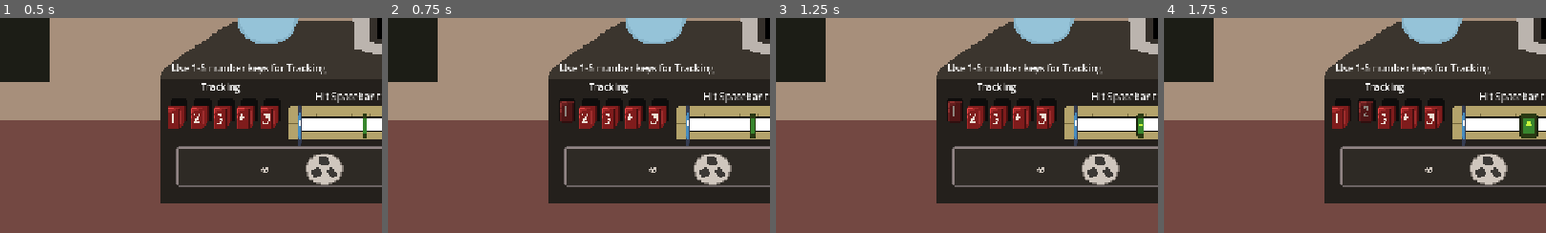
Above: before the commit, frames 1-4 (left to right).
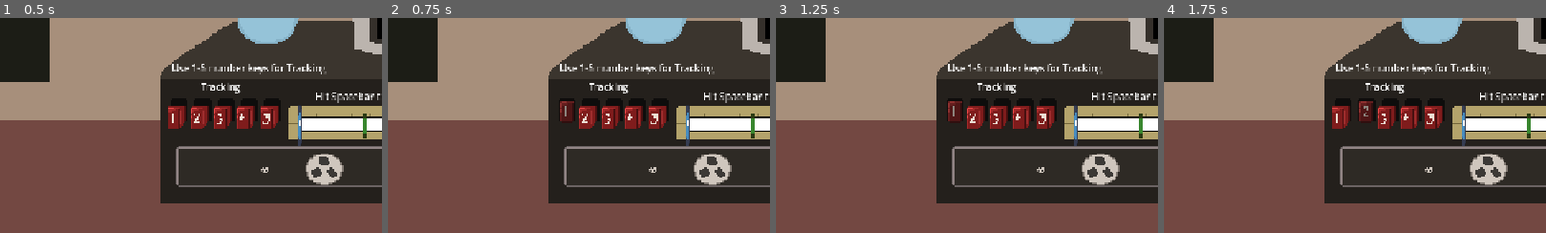
Above: after the commit, the same moments.

Repository: Sleeping-Robot-Games/video-planet
Game: Godot game, scene res://backroom/backroom.tscn
Same seed, same stepped clock (60 frames per second), same inputs: the game is played once before the commit and once after it. This scene is started directly instead of the project's main scene. The engine's default icon, where the game draws it, is replaced by a stand-in: a white triangle on a blue panel in a dark square. Video files are missing from this copy of the repository; at most half a second of black plays in their place.
Inputs (mouse positions are % of the whole screen's width and height, from its top left):
- Up to frame 1 (0.5 s): no input
- Up to frame 2 (0.75 s): click (39, 66) at 0.5 s
- Up to frame 3 (1.25 s): no input
- Up to frame 4 (1.75 s): click (43, 66) at 1.25 s
The pictures show only the part of the screen within x 16-66%, y 43-93%; the shares and areas given below are measured in that part.

Frame 1 is identical in both runs. In frame 2, less than 0.1% of the frame differs, in the area x 94-97%, y 44-56%; in frame 3, 0.1%; in frame 4, 0.5%, in the area x 93-98%, y 44-56%.

Commit message:
adjust noise frequency by tracking

Diff:
--- a/backroom/backroom.gd
+++ b/backroom/backroom.gd
@@ -43,14 +43,6 @@
 	0: .25,
 }
 
-## TODO: Don't use this, make it more static the further the tracking is to the ideal number
-#var track_setting_tv_lookup = {
-	#'1': Color.BLUE,
-	#'2': Color.RED,
-	#'3': Color.GREEN,
-	#'4': Color.YELLOW,
-	#'5': Color.DARK_VIOLET
-#}
 var current_ideal_track_setting
 var current_toggled_track_setting
 
@@ -133,8 +125,6 @@
 
 
 func _ready():
-
-
 	for tracking_button in tracking.get_children():
 		tracking_button.pressed.connect(_on_tracking_button_pressed.bind(tracking_button.name))
 		tracking_input_map[tracking_button.name] = tracking_button
@@ -198,6 +188,9 @@
 		tick_direction = 1.0
 
 func on_success():
+	if not rewinding:
+		return
+
 	anim_player.pause()
 
 	var left_spool_rot = left_spool.rotation
@@ -220,6 +213,9 @@
 
 
 func on_miss():
+	if not rewinding:
+		return
+
 	num_of_misses += 1
 
 	anim_player.pause()
@@ -247,9 +243,6 @@
 	shake_tween.tween_property(vcr, 'position', vcr.position + Vector2(5, 0), .117)
 	shake_tween.tween_property(vcr, 'position', vcr.position - Vector2(5, 0), .117)
 	shake_tween.tween_property(vcr, 'position', original_position, .117)
-
-	# increase noise on tv screen
-	adjust_rewind_noise(-0.1)
 
 	if num_of_misses >= VHS_DATA.number_of_failures_before_break:
 		broken_tape.show()
@@ -263,10 +256,30 @@
 
 
 func _on_tracking_button_pressed(track_setting: String):
+	if not rewinding:
+		return
+
 	current_toggled_track_setting = track_setting
-	var new_scale = Vector2(hitzone_scale_lookup[VHS_DATA[vhs_phase].track_setting_weights[current_toggled_track_setting]], .328)
+	var current_tracking_setting_weight = VHS_DATA[vhs_phase].track_setting_weights[current_toggled_track_setting]
+	var new_scale = Vector2(hitzone_scale_lookup[current_tracking_setting_weight], .328)
 	var hitzone_tween = create_tween()
 	hitzone_tween.tween_property(hitzone, 'scale', new_scale, .5)
+
+	update_rewind_noise_by_tracking_setting()
+
+
+func update_rewind_noise_by_tracking_setting():
+	var current_tracking_setting_weight = VHS_DATA[vhs_phase].track_setting_weights[current_toggled_track_setting]
+
+	var chosen = int(current_tracking_setting_weight)
+
+	var noise_value := 0.2 # Default
+	if chosen == 1:
+		noise_value = 0.06
+	elif chosen >= 2:
+		noise_value = 0.02
+
+	set_rewind_noise(noise_value)
 
 
 func _on_hitzone_area_2d_area_entered(area: Area2D) -> void:
@@ -286,7 +299,7 @@
 	anim_player.play('spin')
 	tv_off_screen.hide()
 	video_player.play()
-	adjust_rewind_noise()
+	set_rewind_noise()
 
 	var hitzone_scale_tween = create_tween()
 	hitzone_scale_tween.tween_property(hitzone, 'scale', Vector2(hitzone_scale_lookup[2], .328), 1)
@@ -305,7 +318,7 @@
 	$VCR/AnimationPlayer.play('spin')
 	tv_off_screen.hide()
 	video_player.play()
-	adjust_rewind_noise()
+	set_rewind_noise()
 	#var tv_state_tween = create_tween()
 	#tv_state_tween.tween_property(tv, 'modulate', track_setting_tv_lookup[current_ideal_track_setting], 1)
 
@@ -315,21 +328,26 @@
 	if not VHS_DATA.has(vhs_phase):
 		rewinding = false
 		$VCR/AnimationPlayer.pause()
-		## TODO: Success animation, enable stop button?
+		video_player.stop()
+		tv_off_screen.show()
+		## TODO: Success animation, move VHS to desk and wait for new one
 	else:
 		hitzone_path_follow.progress_ratio = VHS_DATA[vhs_phase].hitzone_position
 		current_ideal_track_setting = get_best_track_setting_for_phase(vhs_phase)
 
+		update_rewind_noise_by_tracking_setting()
+
 		var hitzone_scale_tween = create_tween()
 		hitzone_scale_tween.tween_property(hitzone, 'scale', Vector2(hitzone_scale_lookup[VHS_DATA[vhs_phase].track_setting_weights[current_toggled_track_setting]], .328), 1)
 
 		var tick_speed_tween = create_tween()
 		tick_speed_tween.tween_property(self, 'tick_speed', VHS_DATA[vhs_phase].tick_speeds['no_zone'], 1)
 
-		#var tv_state_tween = create_tween()
-		#tv_state_tween.tween_property(tv, 'modulate', track_setting_tv_lookup[current_ideal_track_setting], 1)
 
 func _on_rewind_button_pressed() -> void:
+	if rewinding:
+		return
+
 	init_vhs()
 	rewind_button.release_focus()
 
@@ -351,7 +369,7 @@
 	tween.parallel().tween_property(broken_tape, 'modulate', Color.WHITE, 1)
 	tween.tween_callback(Callable(self, "start_vhs_rewind_after_fix"))
 
-func adjust_rewind_noise(value: float = .5) -> void:
+func set_rewind_noise(value: float = .02) -> void:
 	# Get the ShaderMaterial on the VCR effect
 	var mat := rewind_effect.material
 	if mat == null:
@@ -368,7 +386,7 @@
 		return
 
 	# Adjust frequency
-	noise.frequency = clamp(noise.frequency + value, 0.1, 0.5)
+	noise.frequency = value
 
 	# Apply change
 	noise_tex.noise = noise
--- a/backroom/backroom.tscn
+++ b/backroom/backroom.tscn
@@ -192,7 +192,7 @@
 
 [sub_resource type="FastNoiseLite" id="FastNoiseLite_j8cxi"]
 seed = 69
-frequency = 0.5
+frequency = 0.2
 
 [sub_resource type="NoiseTexture2D" id="NoiseTexture2D_j8cxi"]
 noise = SubResource("FastNoiseLite_j8cxi")
